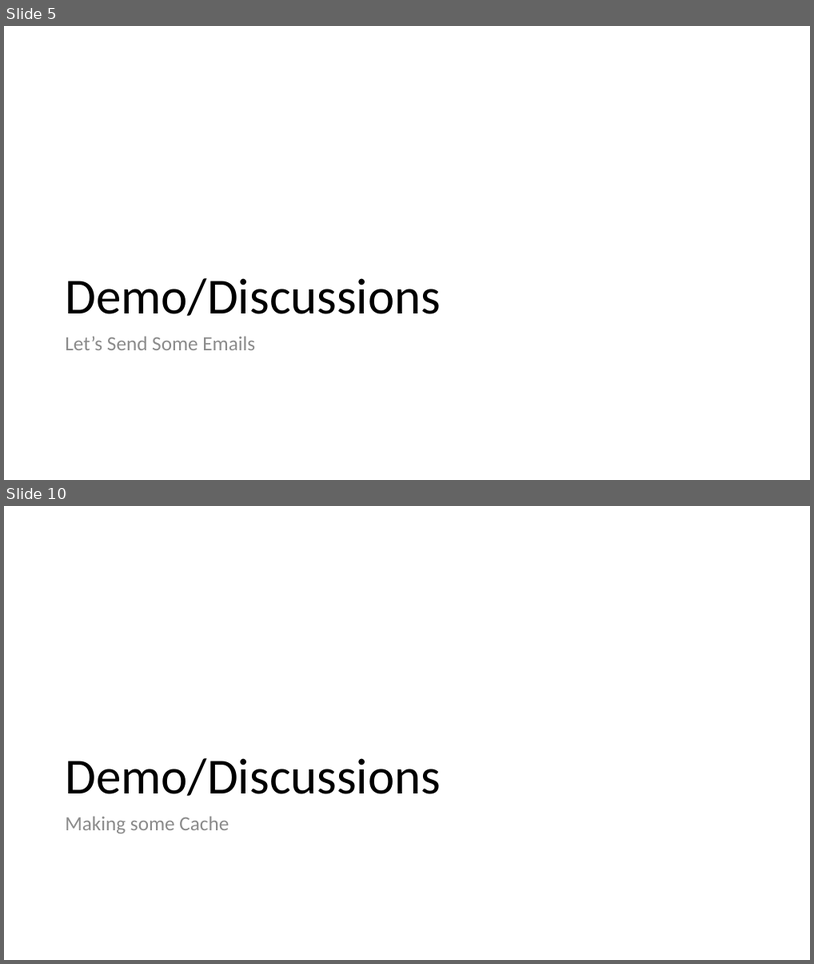
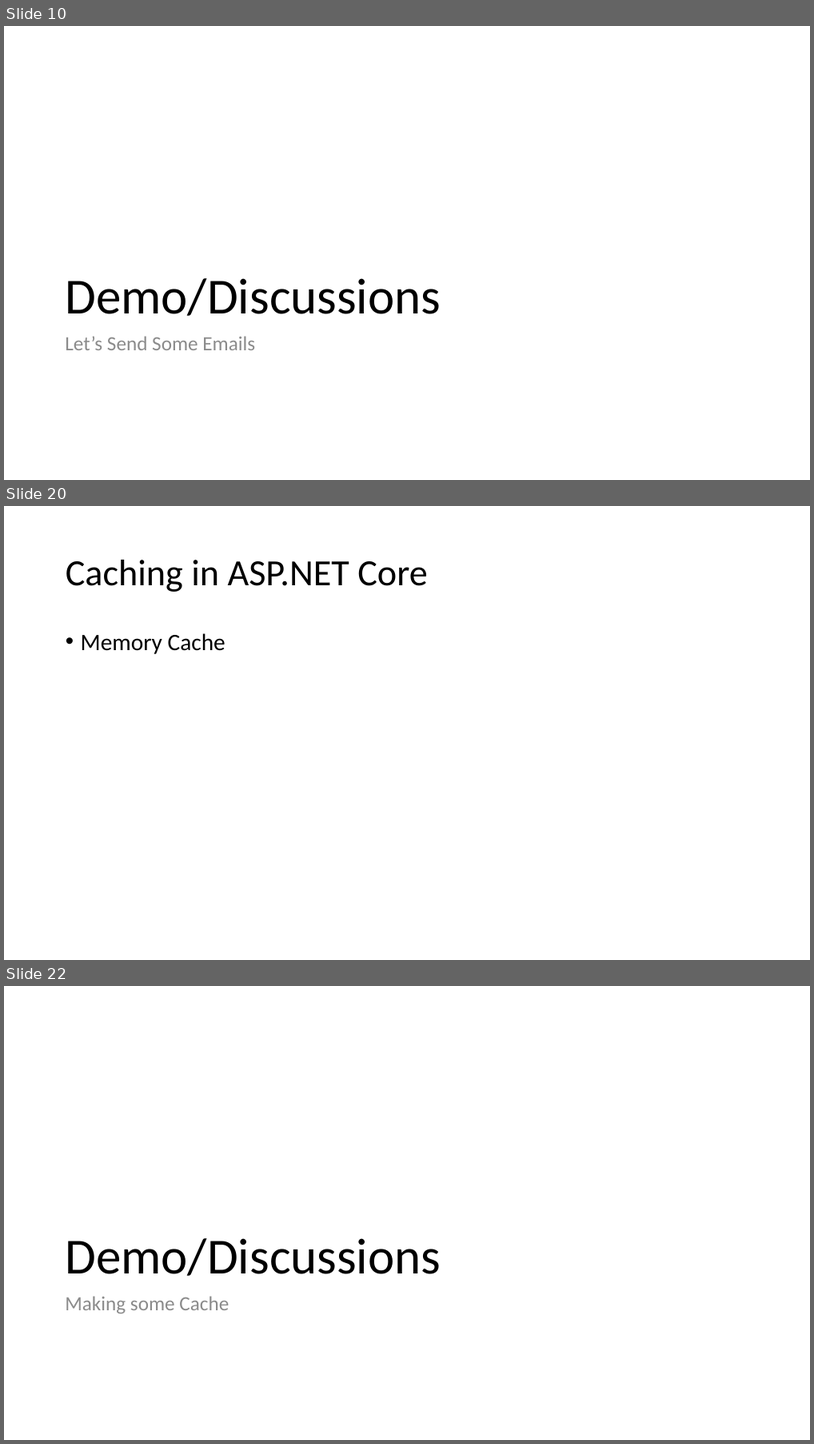
Before and after one commit to 1kevgriff/Workshop-ASPNETCore-Liftoff, a slide deck: Slides/02_DesignForSpeed.pptx. Shown one above the other, each under a label of ours: slides 5 and 10 before the commit, slides 10, 20 and 22 after it; the slides between them are not shown. The pictures are 814x964 and 814x1444 pixels, drawn with LibreOffice and Linux fonts; fonts in the diff are those of the drawing. Boxes give left, top, right and bottom in pixels: in the first picture for what was removed or moved away, otherwise in the second. Text is boxed around its words. In the diff, an @@ line names an element or a change of style, - is before the commit and + after.

```diff
--- a/Slides/02_DesignForSpeed.pptx
+++ b/Slides/02_DesignForSpeed.pptx
@@ slide 20 added at [4,506,810,960], background #FFFFFF @@
@@ title added at [66,560,427,592], 44 pt, text #000000 @@
+Caching in ASP.NET Core
@@ text added at [81,633,226,654], 28 pt, text #000000 @@
+• Memory Cache
@@ what was slide 5 is now slide 10 @@
@@ what was slide 10 is now slide 22 @@
```
Also in this commit, not shown: 2 slides changed, 15 other slides added, 4 slides removed, 6 other files.
